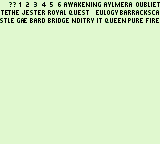
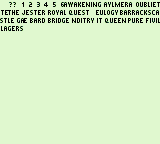
Two versions of the same layered image (160x144). Layer-by-layer changes:
painted on "Background" over [left=1, top=2, right=160, bottom=31]
